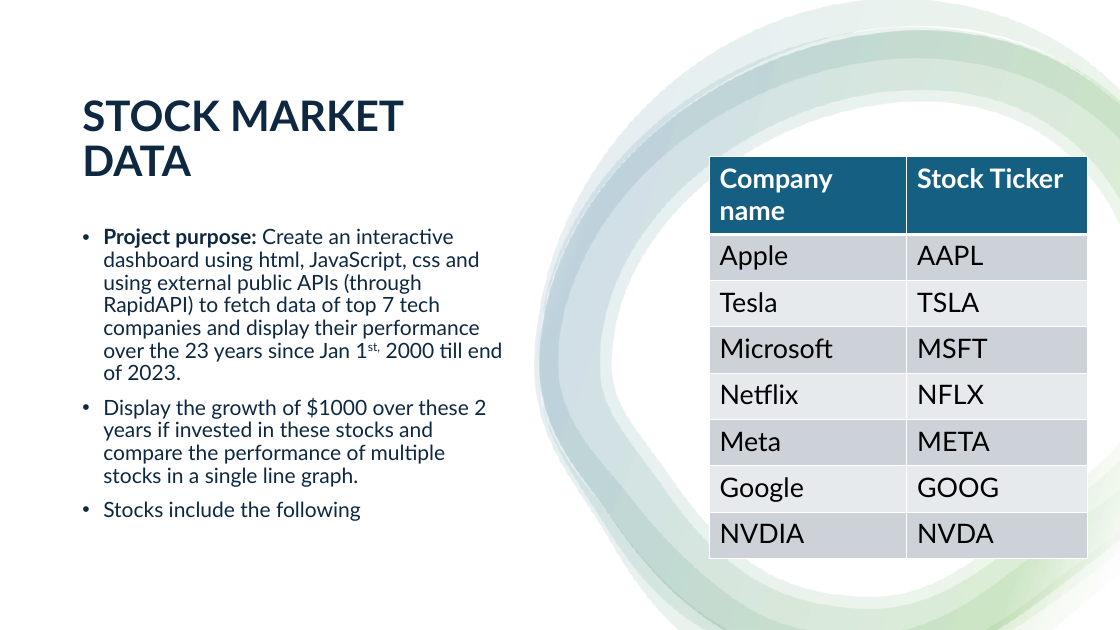
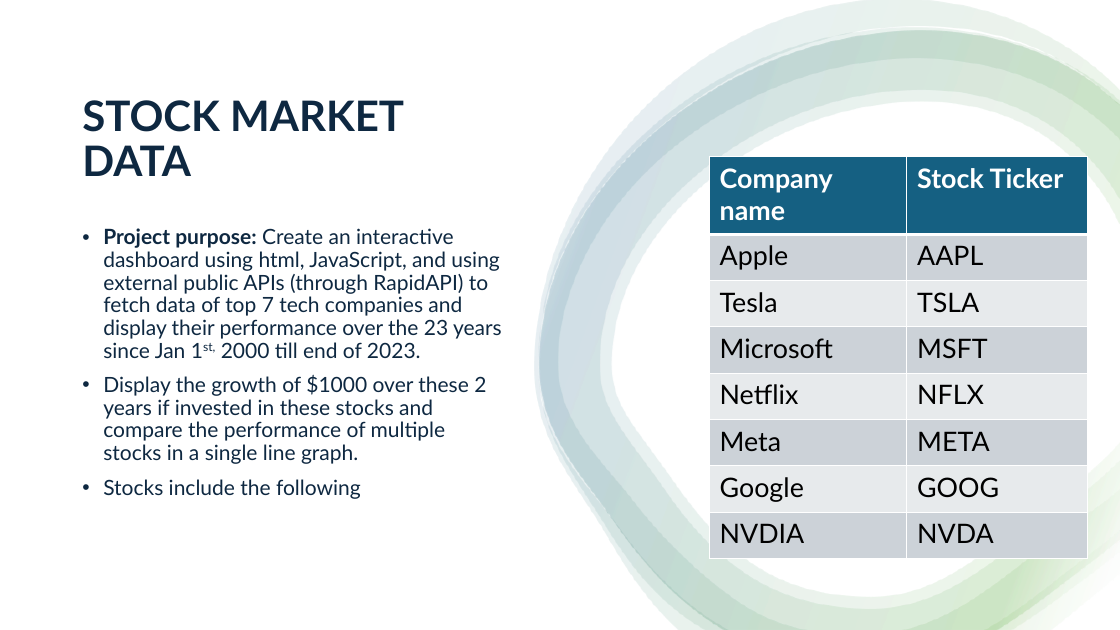
Before and after one commit to ipsitapurohit/Group-Project-3, a slide deck: slide 1 of Stock_market_dasboard_plan.pptx. Drawn at 1120x630 pixels with LibreOffice and Linux fonts; fonts in the diff are those of the drawing. Boxes give left, top, right and bottom in pixels: in the first picture for what was removed or moved away, otherwise in the second. Text is boxed around its words. In the diff, an @@ line names an element or a change of style, - is before the commit and + after.

Commit message:
updated ppt

```diff
--- a/Stock_market_dasboard_plan.pptx
+++ b/Stock_market_dasboard_plan.pptx
@@ text at box(103, 228, 502, 358): text changed @@
-• Project purpose: Create an interactive dashboard using html, JavaScript, css and using external public APIs (through RapidAPI) to fetch data of top 7 tech companies and display their performance over the 23 years since Jan 1st, 2000 till end of 2023.
+• Project purpose: Create an interactive dashboard using html, JavaScript, and using external public APIs (through RapidAPI) to fetch data of top 7 tech companies and display their performance over the 23 years since Jan 1st, 2000 till end of 2023.
```
Also in this commit, not shown: 1 other slide changed.
